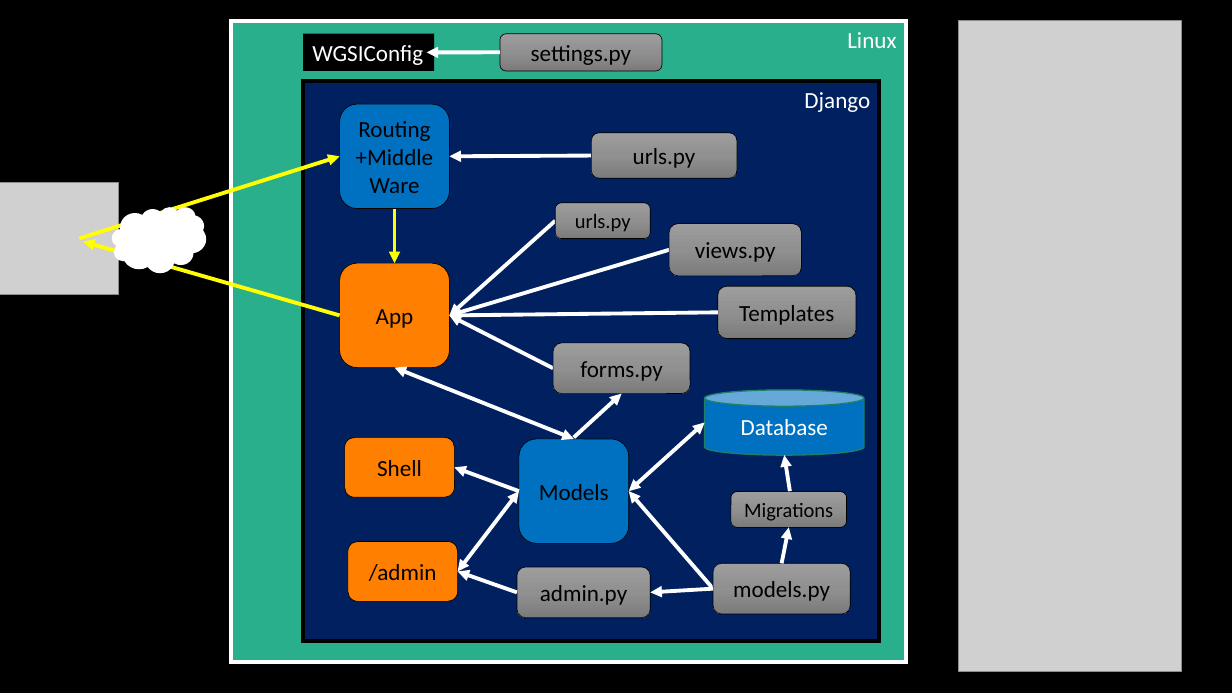
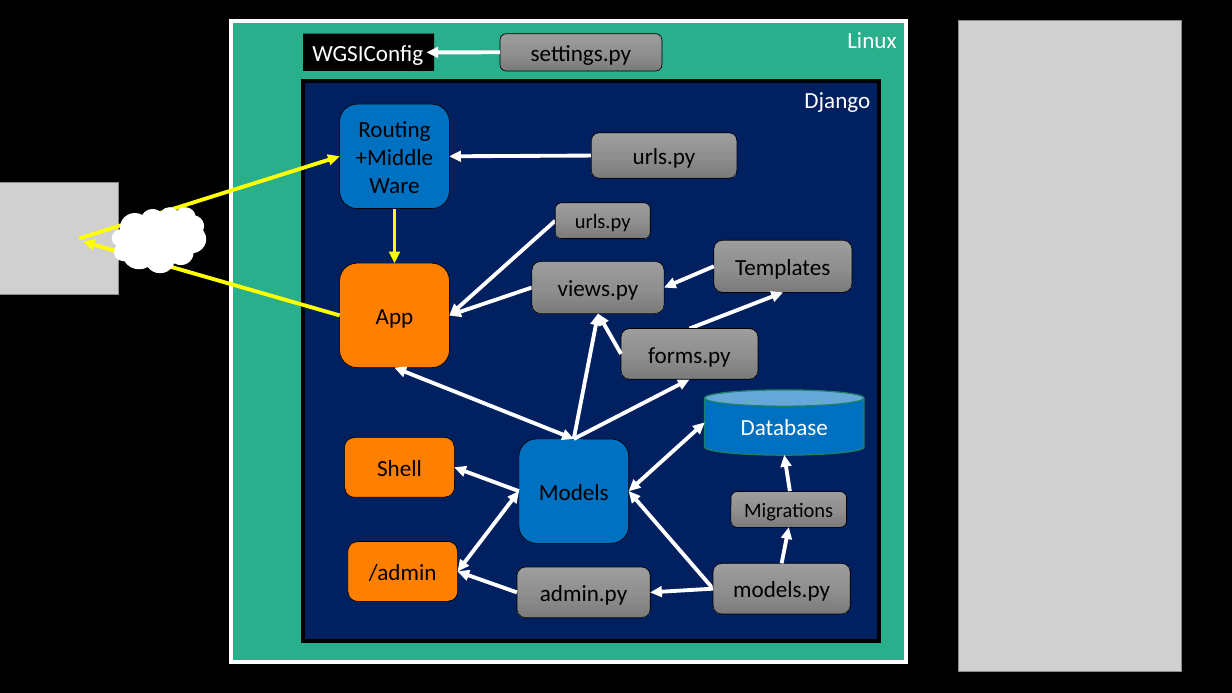
Before and after one commit to csev/dj4e, a slide deck: slide 3 of lectures/bigpicture.pptx. Drawn at 1232x693 pixels with LibreOffice and Linux fonts; fonts in the diff are those of the drawing; grey boxes stand for pictures. Boxes give left, top, right and bottom in pixels: in the first picture for what was removed or moved away, otherwise in the second. Text is boxed around its words. In the diff, an @@ line names an element or a change of style, - is before the commit and + after.

```diff
--- a/lectures/bigpicture.pptx
+++ b/lectures/bigpicture.pptx
@@ rounded rectangle "views.py": place and size @@
-rounded rectangle "views.py" at bbox=[669, 224, 801, 276]
+rounded rectangle "views.py" at bbox=[532, 262, 665, 314]
@@ arrow moved from (718, 312) - (449, 315) to (714, 266) - (665, 287) @@
@@ rounded rectangle "Templates": place and size @@
-rounded rectangle "Templates" at bbox=[718, 287, 857, 339]
+rounded rectangle "Templates" at bbox=[714, 240, 853, 293]
@@ arrow moved from (669, 250) - (449, 315) to (532, 287) - (449, 315) @@
@@ arrow added from (689, 329) to (783, 293), #FFFFFF 3 pt @@
@@ arrow added from (574, 439) to (598, 313), #FFFFFF 3 pt @@
@@ arrow moved from (554, 369) - (449, 315) to (621, 354) - (598, 313) @@
@@ rounded rectangle "forms.py": place and size @@
-rounded rectangle "forms.py" at bbox=[554, 343, 690, 394]
+rounded rectangle "forms.py" at bbox=[621, 329, 758, 380]
@@ arrow moved from (574, 437) - (622, 394) to (574, 439) - (689, 379) @@
```
Also in this commit, not shown: 1 other slide changed, 1 other file.
